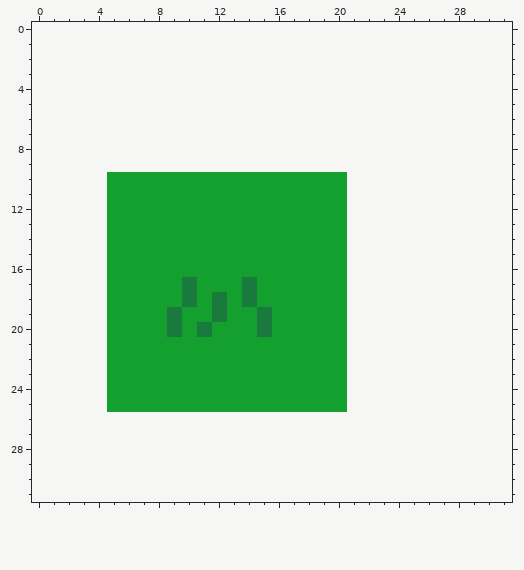
Pixel-art sprite, stored at assets/tiles/grass/grass3.png. That is the earlier state.
The file is 160x160 pixels, drawn in blocks of 10x10; one block is one cell here. The old version is drawn lined up with the new one, on the new canvas.
New version:
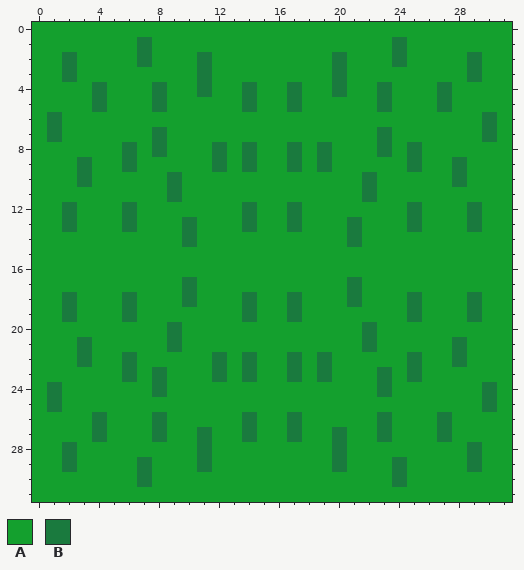
Palette (. is transparent): A #14a02e  B #1a7a3e
Change:
canvas 16x16 -> 32x32, the old top-left corner now at 5,10
@@ x 0..31 @@
- 0 ................................
- 1 ................................
- 2 ................................
- 3 ................................
- 4 ................................
- 5 ................................
- 6 ................................
- 7 ................................
- 8 ................................
- 9 ................................
-10 .....AAAAAAAAAAAAAAAA...........
-11 .....AAAAAAAAAAAAAAAA...........
-12 .....AAAAAAAAAAAAAAAA...........
-13 .....AAAAAAAAAAAAAAAA...........
-14 .....AAAAAAAAAAAAAAAA...........
-15 .....AAAAAAAAAAAAAAAA...........
-16 .....AAAAAAAAAAAAAAAA...........
-17 .....AAAAABAAABAAAAAA...........
-18 .....AAAAABABABAAAAAA...........
-19 .....AAAABAABAABAAAAA...........
-20 .....AAAABABAAABAAAAA...........
-21 .....AAAAAAAAAAAAAAAA...........
-22 .....AAAAAAAAAAAAAAAA...........
-23 .....AAAAAAAAAAAAAAAA...........
-24 .....AAAAAAAAAAAAAAAA...........
-25 .....AAAAAAAAAAAAAAAA...........
-26 ................................
-27 ................................
-28 ................................
-29 ................................
-30 ................................
-31 ................................
+ 0 AAAAAAAAAAAAAAAAAAAAAAAAAAAAAAAA
+ 1 AAAAAAABAAAAAAAAAAAAAAAABAAAAAAA
+ 2 AABAAAABAAABAAAAAAAABAAABAAAABAA
+ 3 AABAAAAAAAABAAAAAAAABAAAAAAAABAA
+ 4 AAAABAAABAABAABAABAABAABAAABAAAA
+ 5 AAAABAAABAAAAABAABAAAAABAAABAAAA
+ 6 ABAAAAAAAAAAAAAAAAAAAAAAAAAAAABA
+ 7 ABAAAAAABAAAAAAAAAAAAAABAAAAAABA
+ 8 AAAAAABABAAABABAABABAAABABAAAAAA
+ 9 AAABAABAAAAABABAABABAAAAABAABAAA
+10 AAABAAAAABAAAAAAAAAAAABAAAAABAAA
+11 AAAAAAAAABAAAAAAAAAAAABAAAAAAAAA
+12 AABAAABAAAAAAABAABAAAAAAABAAABAA
+13 AABAAABAAABAAABAABAAABAAABAAABAA
+14 AAAAAAAAAABAAAAAAAAAABAAAAAAAAAA
+15 AAAAAAAAAAAAAAAAAAAAAAAAAAAAAAAA
+16 AAAAAAAAAAAAAAAAAAAAAAAAAAAAAAAA
+17 AAAAAAAAAABAAAAAAAAAABAAAAAAAAAA
+18 AABAAABAAABAAABAABAAABAAABAAABAA
+19 AABAAABAAAAAAABAABAAAAAAABAAABAA
+20 AAAAAAAAABAAAAAAAAAAAABAAAAAAAAA
+21 AAABAAAAABAAAAAAAAAAAABAAAAABAAA
+22 AAABAABAAAAABABAABABAAAAABAABAAA
+23 AAAAAABABAAABABAABABAAABABAAAAAA
+24 ABAAAAAABAAAAAAAAAAAAAABAAAAAABA
+25 ABAAAAAAAAAAAAAAAAAAAAAAAAAAAABA
+26 AAAABAAABAAAAABAABAAAAABAAABAAAA
+27 AAAABAAABAABAABAABAABAABAAABAAAA
+28 AABAAAAAAAABAAAAAAAABAAAAAAAABAA
+29 AABAAAABAAABAAAAAAAABAAABAAAABAA
+30 AAAAAAABAAAAAAAAAAAAAAAABAAAAAAA
+31 AAAAAAAAAAAAAAAAAAAAAAAAAAAAAAAA
